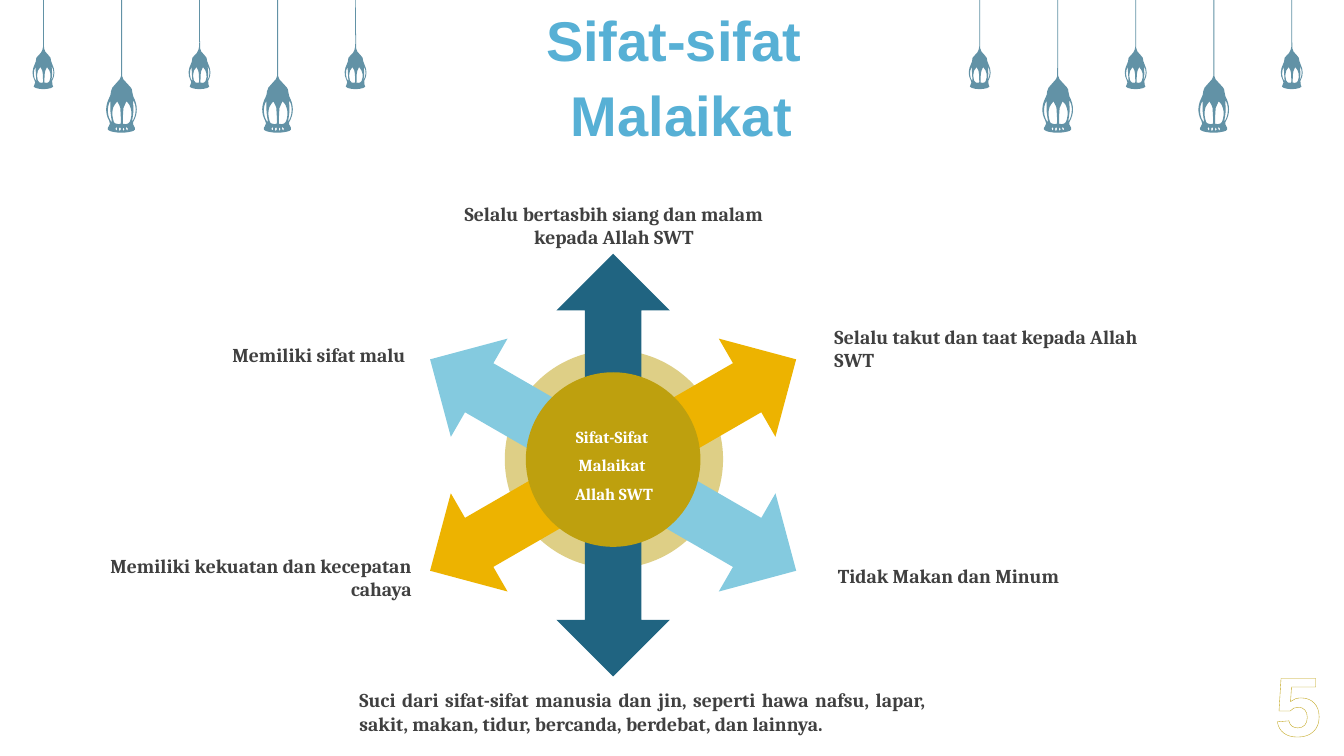
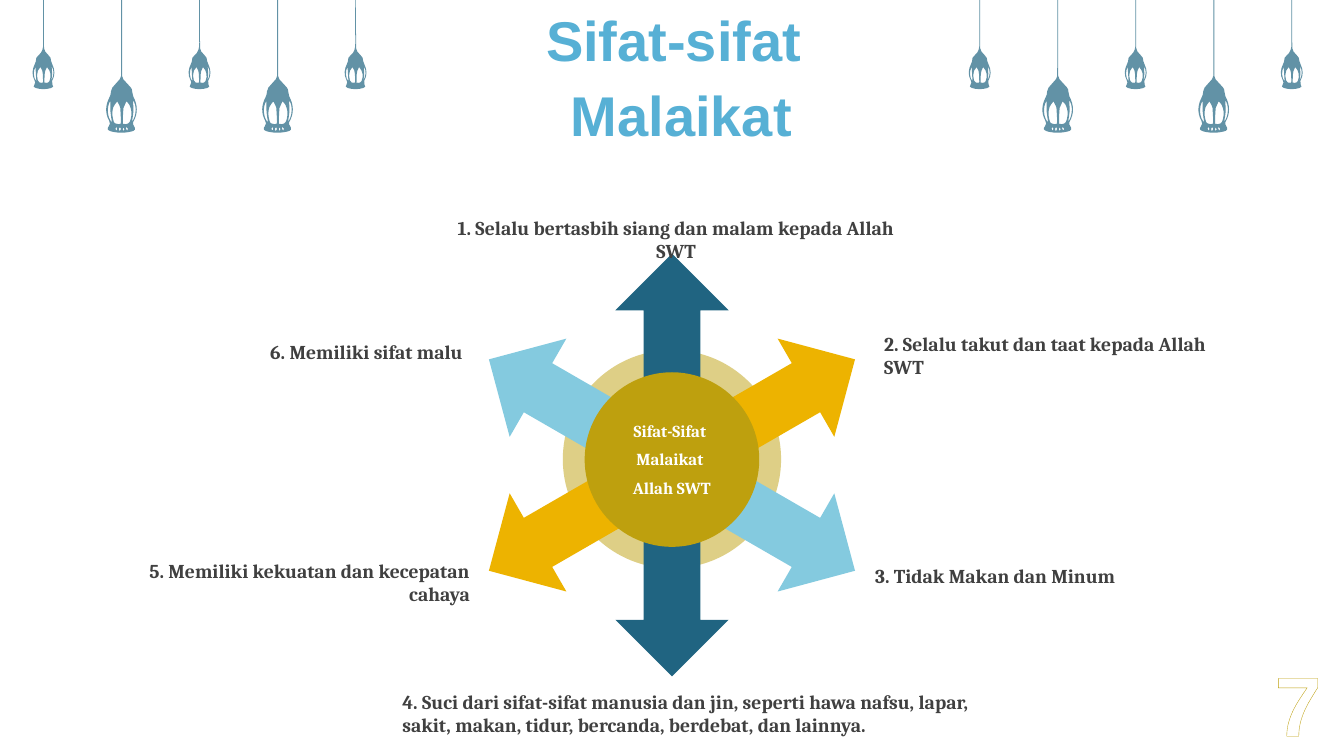
Before and after one commit to adnanerlansyah403/Tugas-Pendidikan-Agama, a slide deck: slide 10 of Presentasi Pendidikan Agama.pptx (slide 8 before the commit). Drawn at 1344x756 pixels with LibreOffice and Linux fonts; fonts in the diff are those of the drawing. Boxes give left, top, right and bottom in pixels: in the first picture for what was removed or moved away, otherwise in the second. Text is boxed around its words. In the diff, an @@ line names an element or a change of style, - is before the commit and + after.

```diff
--- a/Presentasi Pendidikan Agama.pptx
+++ b/Presentasi Pendidikan Agama.pptx
@@ text at (458, 221, 894, 263): text changed @@
-Selalu bertasbih siang dan malam kepada Allah SWT
+1. Selalu bertasbih siang dan malam kepada Allah SWT
@@ text at (270, 345, 463, 359): text changed @@
-Memiliki sifat malu
+6. Memiliki sifat malu
@@ text at (884, 337, 1206, 374): text changed @@
-Selalu takut dan taat kepada Allah SWT
+2. Selalu takut dan taat kepada Allah SWT
@@ 3 up down arrows, 2 ellipses: place and size @@
-3 up down arrows, 2 ellipses at (402, 254, 824, 677)
+3 up down arrows, 2 ellipses at (460, 254, 883, 677)
@@ text "Sifat-Sifat": place and size @@
-text "Sifat-Sifat" at (575, 431, 653, 500)
+text "Sifat-Sifat" at (633, 425, 711, 494)
@@ text at (149, 564, 470, 606): text changed @@
-Memiliki kekuatan dan kecepatan cahaya
+5. Memiliki kekuatan dan kecepatan cahaya
@@ text at (875, 569, 1115, 583): text changed @@
-Tidak Makan dan Minum
+3. Tidak Makan dan Minum
@@ text at (1275, 678, 1322, 737): text changed @@
-5
+7
@@ text at (402, 695, 968, 737): text changed @@
-Suci dari sifat-sifat manusia dan jin, seperti hawa nafsu, lapar, sakit, makan, tidur, bercanda, berdebat, dan lainnya.
+4. Suci dari sifat-sifat manusia dan jin, seperti hawa nafsu, lapar, sakit, makan, tidur, bercanda, berdebat, dan lainnya.
```
Also in this commit, not shown: 4 other slides changed, 2 slides added, 1 other file.
